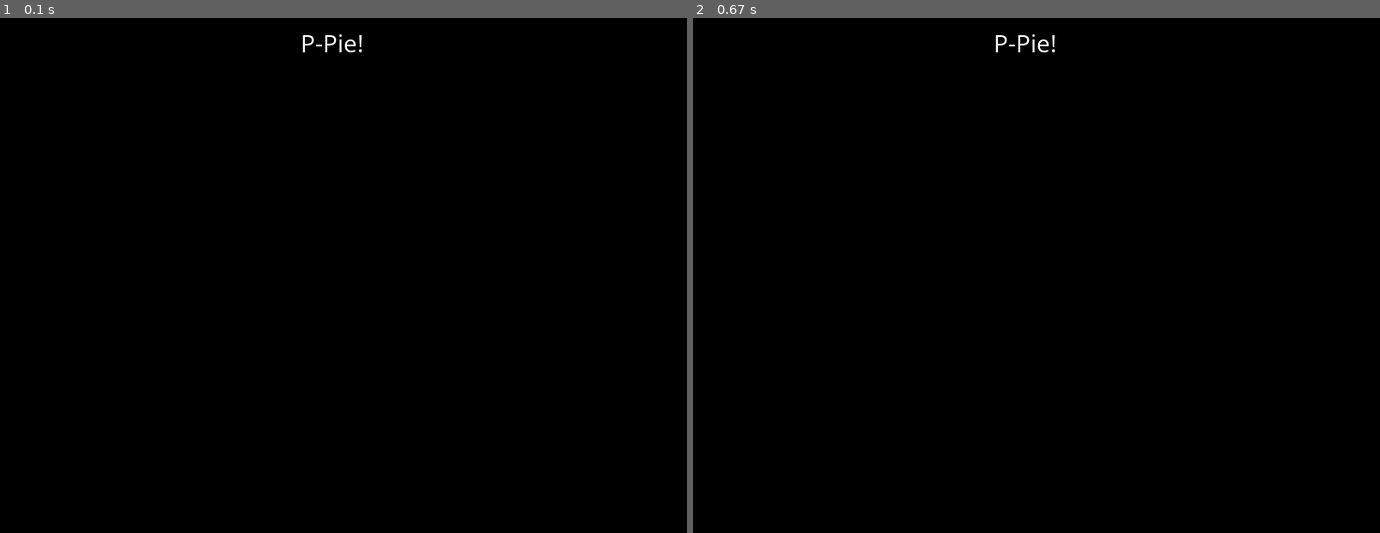
Above: before the commit, frames 1-2 (left to right).
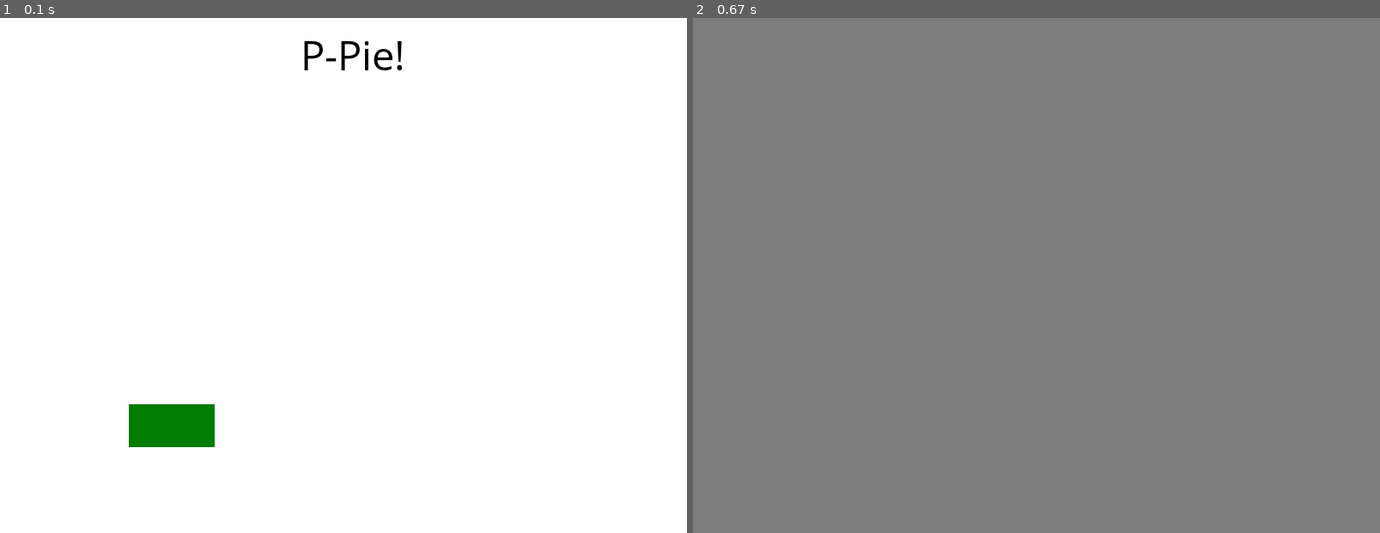
Above: after the commit, the same moments.

Repository: tomgoody/PythonScripts
Game: pygame game, started from pyed/pgame.py
Two runs of this game, one before a commit and one after it. Both use one fixed random seed, a clock stepped at 60 frames per second and the inputs below.
Inputs (mouse positions are in pixels of both pictures, inside the frame that each line leads up to):
- Up to frame 1 (0.1 s): no input
- Up to frame 2 (0.67 s): click (864, 424) at 0.38 s

The runs differ from the first frame. In frame 1, 100% of the frame differs, in the area x 0-100%, y 0-100%; in frame 2, 100%.

Commit message:
button works on click until movement

Diff:
--- a/pyed/pgame.py
+++ b/pyed/pgame.py
@@ -1,7 +1,7 @@
 from sys import exit
 import pygame
 from pygame.locals import *
-import time
+#import time
 import random
 
 pygame.init()
@@ -11,18 +11,38 @@
 
 #Initializing screen with no caption
 pgDisplay = pygame.display.set_mode(SCREEN_SIZE, pygame.NOFRAME)
+pgDisplay1 = pygame.display.set_mode(SCREEN_SIZE, pygame.NOFRAME)
+#clock = pygame.time.Clock()
+buttons = []
 
-clock = pygame.time.Clock()
-button = []
+myfont = pygame.font.SysFont('Comic Sans MS', 50)
+title = myfont.render('P-Pie!', True, (0, 0, 0))
 
-myfont = pygame.font.SysFont('Comic Sans MS', 30)
-title = myfont.render('P-Pie!', True, (255,255,255))
+#Colors
+green = (0, 125, 0)
 
 class Window():
     def __init__(self, screen, position, size):
         self.screen = screen
         self.rect = Rect(position, size)
 
+
+class Button():
+    def __init__(self, parent, position, size, color):
+        self.parent = parent
+        self.position = position
+        self.size = size
+        self.color = color
+
+    def get_event(selfs, event):
+        pgDisplay.fill(125, 125, 125)
+        pygame.display.flip()
+
+    def create_button(self):
+        newwindow = Window(pgDisplay1, (10, 10), SCREEN_SIZE)
+        newbutton = Button(newwindow, (150, 250), (100, 50), pygame.Color('Pink'))
+        buttons.append(newbutton)
+        newbutton.draw()
 
 
 
@@ -36,13 +56,21 @@
                 pygame.quit()
                 quit()
 
-        pgDisplay.fill((0,0,0))
+        pgDisplay.fill((255, 255, 255))
+        pgDisplay.blit(title, (350, 10))
 
+        pygame.draw.rect(pgDisplay, green, (150, 450, 100, 50))
 
-        pgDisplay.blit(title, (350,10))
+        mouse = pygame.mouse.get_pos()
+
+        if  event.type == MOUSEBUTTONUP and 150+100 > mouse[0] > 150 and 450+50 > mouse[1] > 450:
+            pygame.draw.rect(pgDisplay, green, (150, 450, 100, 50))
+            print('Hello')
+            pgDisplay1.fill((125, 125, 125))
 
         pygame.display.update()
-        clock.tick(15)
+        #clock.tick(15)
+
 
 
 game_intro()
